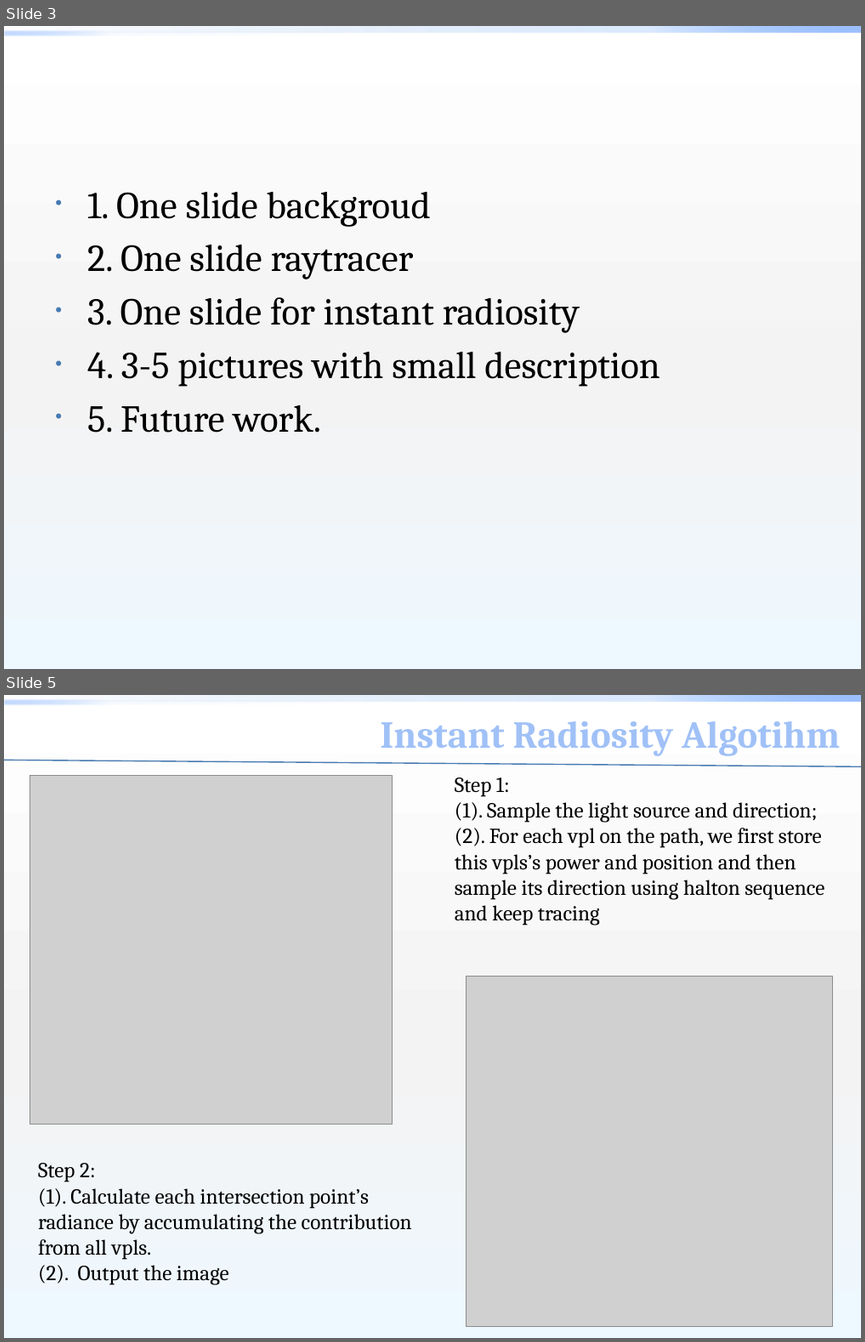
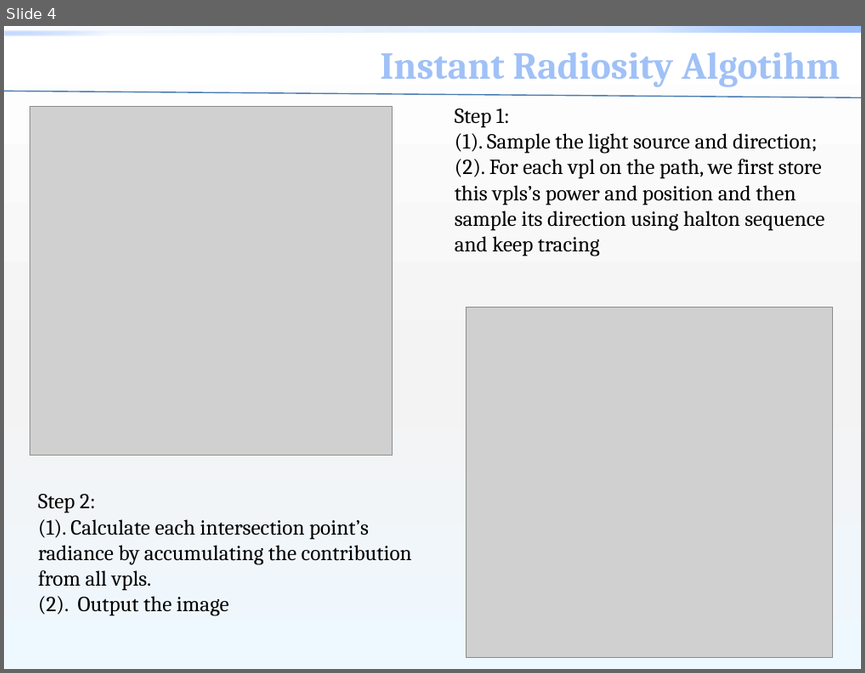
Before and after one commit to zdltheone/instant-radiosity, a slide deck: src/Final write up.pptx. Shown one above the other, each under a label of ours: slides 3 and 5 before the commit, slide 4 after it; the slides between them are not shown. The pictures are 865x1342 and 865x673 pixels, drawn with LibreOffice and Linux fonts; fonts in the diff are those of the drawing; grey boxes stand for pictures; background and template pictures are left out. Boxes give left, top, right and bottom in pixels: in the first picture for what was removed or moved away, otherwise in the second. Text is boxed around its words. In the diff, an @@ line names an element or a change of style, - is before the commit and + after.

```diff
--- a/src/Final write up.pptx
+++ b/src/Final write up.pptx
@@ slide 3 removed at [4,26,861,669], background gradient #FFFFFF to #F4F4F4 to #EEF9FF; not listed: 2 template elements that a slide beside it also shows @@
@@ text removed at [87,192,659,432] @@
-• 1. One slide backgroud
-• 2. One slide raytracer
-• 3. One slide for instant radiosity
-• 4. 3-5 pictures with small description
-• 5. Future work.
@@ what was slide 5 is now slide 4 @@
```
Also in this commit, not shown: 2 slides changed, 3 slides added, 1 other slide removed.
